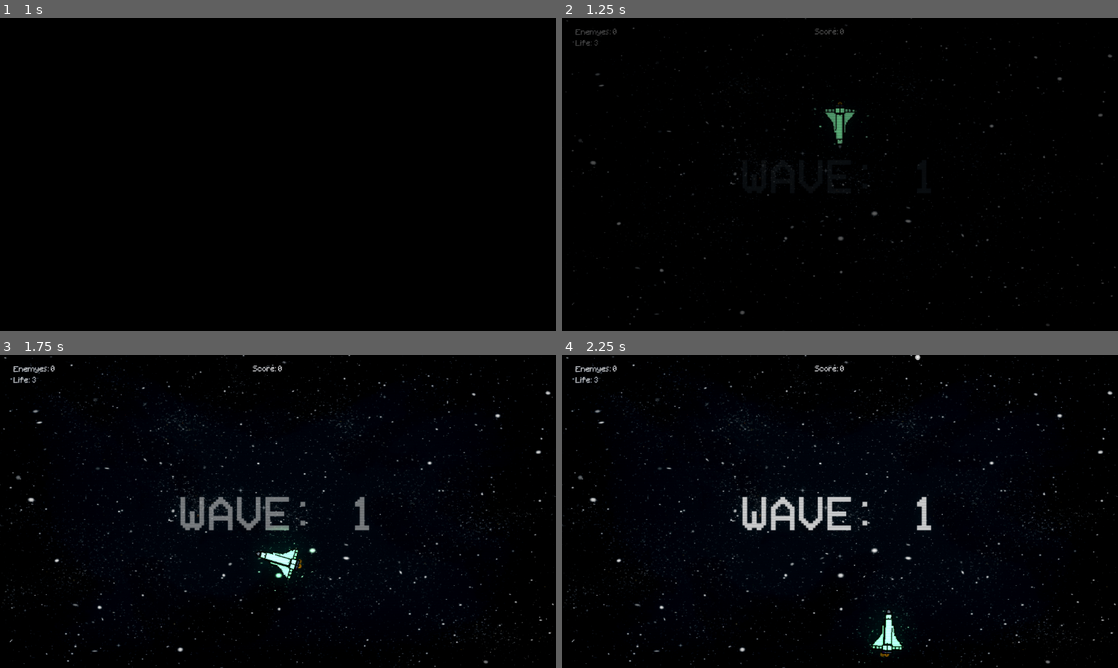
Above: before the commit, frames 1-4 (two rows, left to right).
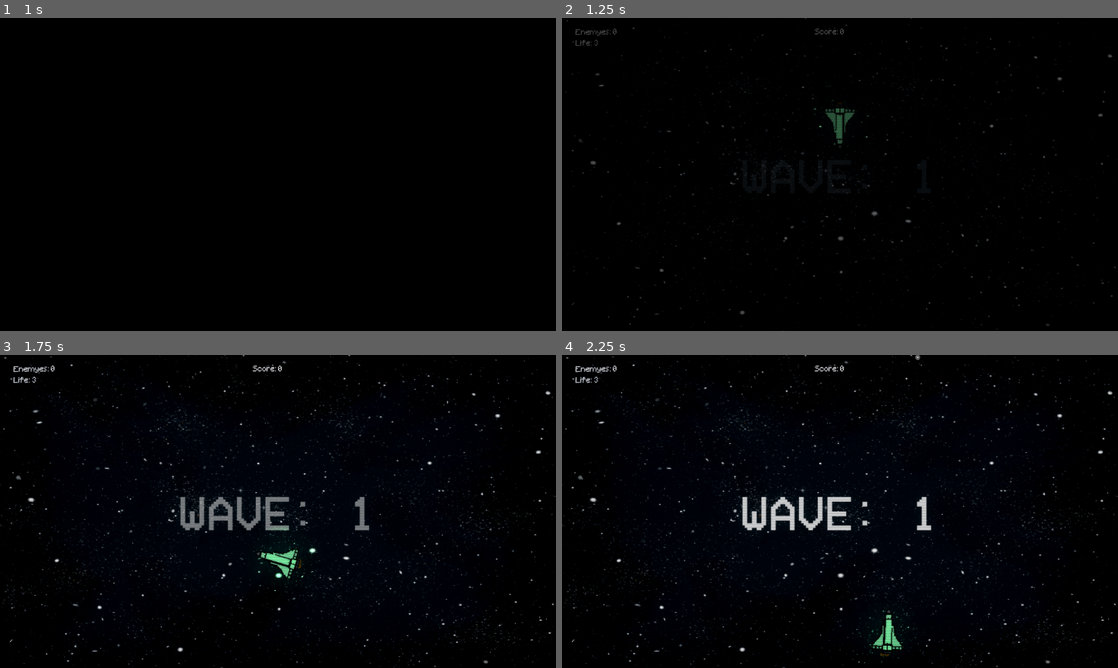
Above: after the commit, the same moments.

Repository: rickxzx/Space_Wave_Game
Game: Godot game, scene res://cenas/menu.tscn
Two runs of this game, one before a commit and one after it. Both use one fixed random seed, a clock stepped at 60 frames per second and the inputs below. Sound files missing from this copy of the repository are replaced by a short silence.
Inputs (mouse positions are in pixels of both pictures, inside the frame that each line leads up to):
- Up to frame 1 (1 s): tap Space at 0.5 s; move the mouse to (305, 174) at 0.52 s; press the mouse at (305, 174) at 0.53 s; hold Up (ui_up) from 0.53 s (still down); tap Enter (ui_accept) at 0.77 s; tap Q (PowerUP, bound only after the commit) at 0.8 s
- Up to frame 2 (1.25 s): keep holding Up (ui_up); tap Enter (ui_accept) at 1.07 s
- Up to frame 3 (1.75 s): move the mouse to (166, 527) at 1.27 s; release Up (ui_up) at 1.28 s; release the mouse at (166, 527) at 1.28 s; hold Down (ui_down) from 1.28 s (still down); tap Q (PowerUP, bound only after the commit) at 1.35 s; tap Enter (ui_accept) at 1.52, 1.55 s
- Up to frame 4 (2.25 s): tap Enter (ui_accept) at 1.82, 2.1 s; move the mouse to (895, 442) at 2.02 s; release Down (ui_down) at 2.03 s; press the mouse at (895, 442) at 2.03 s; hold Right (ui_right) from 2.03 s (still down)

Frame 1 is identical in both runs. In frame 2, 0.2% of the frame differs, in the area x 47-53%, y 26-41%; in frame 3, 0.3%; in frame 4, 0.3%, in the area x 55-65%, y 0-97%.

Commit message:
Space Wave

Diff:
--- a/game_jam/cenas/PowerUp1.tscn
+++ b/game_jam/cenas/PowerUp1.tscn
@@ -1,3 +1,36 @@
-[gd_scene format=3 uid="uid://ci2icqe6ldabe"]
+[gd_scene load_steps=4 format=3 uid="uid://ci2icqe6ldabe"]
+
+[ext_resource type="Script" uid="uid://ceyrqvr5kck02" path="res://scripts/power_up_1.gd" id="1_grqlu"]
+[ext_resource type="Texture2D" uid="uid://b4l3m7qde4y17" path="res://sprite/circle.png" id="1_r7ns4"]
+
+[sub_resource type="CircleShape2D" id="CircleShape2D_grqlu"]
+radius = 173.159
 
 [node name="Node2D" type="Node2D"]
+script = ExtResource("1_grqlu")
+
+[node name="Circle" type="Sprite2D" parent="."]
+modulate = Color(1.29953e-06, 0.693896, 0.298604, 0.8)
+scale = Vector2(0.1, 0.1)
+texture = ExtResource("1_r7ns4")
+
+[node name="Area2D" type="Area2D" parent="Circle" groups=["power1"]]
+
+[node name="CollisionShape2D" type="CollisionShape2D" parent="Circle/Area2D"]
+shape = SubResource("CircleShape2D_grqlu")
+
+[node name="PointLight2D" type="PointLight2D" parent="Circle"]
+position = Vector2(-3.99998, 3.00001)
+scale = Vector2(0.57, 0.5575)
+color = Color(0, 1, 0, 1)
+energy = 12.0
+shadow_enabled = true
+texture = ExtResource("1_r7ns4")
+texture_scale = 2.0
+
+[node name="Timer" type="Timer" parent="Circle"]
+wait_time = 10.0
+autostart = true
+
+[connection signal="area_entered" from="Circle/Area2D" to="." method="_on_area_2d_area_entered"]
+[connection signal="timeout" from="Circle/Timer" to="." method="_on_timer_timeout"]
--- a/game_jam/cenas/PowerUp2.tscn
+++ b/game_jam/cenas/PowerUp2.tscn
@@ -1,3 +1,36 @@
-[gd_scene format=3 uid="uid://dyngqqipotklo"]
+[gd_scene load_steps=4 format=3 uid="uid://dyngqqipotklo"]
+
+[ext_resource type="Texture2D" uid="uid://b4l3m7qde4y17" path="res://sprite/circle.png" id="1_lk5qf"]
+[ext_resource type="Script" uid="uid://c2cffitsv67hx" path="res://scripts/power_up_2.gd" id="1_tmlnm"]
+
+[sub_resource type="CircleShape2D" id="CircleShape2D_tmlnm"]
+radius = 173.159
 
 [node name="Node2D" type="Node2D"]
+script = ExtResource("1_tmlnm")
+
+[node name="Circle" type="Sprite2D" parent="."]
+modulate = Color(0.579216, 0, 0.00653067, 0.8)
+scale = Vector2(0.1, 0.1)
+texture = ExtResource("1_lk5qf")
+
+[node name="Area2D" type="Area2D" parent="Circle" groups=["power2"]]
+
+[node name="CollisionShape2D" type="CollisionShape2D" parent="Circle/Area2D"]
+shape = SubResource("CircleShape2D_tmlnm")
+
+[node name="PointLight2D" type="PointLight2D" parent="Circle"]
+position = Vector2(-3.99998, 3.00001)
+scale = Vector2(0.57, 0.5575)
+color = Color(1, 0, 0, 1)
+energy = 15.0
+shadow_enabled = true
+texture = ExtResource("1_lk5qf")
+texture_scale = 2.0
+
+[node name="Timer" type="Timer" parent="."]
+wait_time = 10.0
+autostart = true
+
+[connection signal="area_entered" from="Circle/Area2D" to="." method="_on_area_2d_area_entered"]
+[connection signal="timeout" from="Timer" to="." method="_on_timer_timeout"]
--- a/game_jam/cenas/enemy.tscn
+++ b/game_jam/cenas/enemy.tscn
@@ -1,7 +1,7 @@
 [gd_scene load_steps=6 format=3 uid="uid://c62pn5cbiwf3"]
 
 [ext_resource type="Texture2D" uid="uid://cefftgorxthno" path="res://sprite/cometa.png" id="1_sbeh8"]
-[ext_resource type="Script" uid="uid://b8rjua4kwvfvp" path="res://scripts/square.gd" id="2_sbeh8"]
+[ext_resource type="Script" uid="uid://b8rjua4kwvfvp" path="res://scripts/enemy.gd" id="2_sbeh8"]
 
 [sub_resource type="Gradient" id="Gradient_sbeh8"]
 offsets = PackedFloat32Array(0.415584, 0.649351)
--- a/game_jam/cenas/enemy2.tscn
+++ b/game_jam/cenas/enemy2.tscn
@@ -1,7 +1,7 @@
 [gd_scene load_steps=6 format=3 uid="uid://bvxy0eceggf54"]
 
 [ext_resource type="Texture2D" uid="uid://cefftgorxthno" path="res://sprite/cometa.png" id="1_pnd8i"]
-[ext_resource type="Script" uid="uid://djwux8ep2n4ov" path="res://scripts/circle2.gd" id="2_6nuk2"]
+[ext_resource type="Script" uid="uid://djwux8ep2n4ov" path="res://scripts/enemy2.gd" id="2_6nuk2"]
 
 [sub_resource type="Gradient" id="Gradient_pnd8i"]
 offsets = PackedFloat32Array(0.415584, 0.675325, 0.850649)
--- a/game_jam/cenas/map.tscn
+++ b/game_jam/cenas/map.tscn
@@ -12,6 +12,7 @@
 [ext_resource type="Texture2D" uid="uid://e8cqmkrjck6i" path="res://sprite/shield.png" id="7_ui24j"]
 [ext_resource type="Texture2D" uid="uid://j25e0nk8l8pd" path="res://sprite/life.png" id="8_bjhjl"]
 [ext_resource type="Shader" uid="uid://5rtddom6arx5" path="res://shaders/crt.gdshader" id="12_4iunr"]
+[ext_resource type="Script" uid="uid://hw63sewig2np" path="res://scripts/powerup_spawn.gd" id="12_v2wd5"]
 
 [sub_resource type="Environment" id="Environment_byug6"]
 background_mode = 3
@@ -147,44 +148,6 @@
 _data = {
 &"RESET": SubResource("Animation_4iunr"),
 &"fade_in": SubResource("Animation_csfwj")
-}
-
-[sub_resource type="Animation" id="Animation_ssnxa"]
-length = 0.001
-tracks/0/type = "value"
-tracks/0/imported = false
-tracks/0/enabled = true
-tracks/0/path = NodePath("Node2D:position")
-tracks/0/interp = 1
-tracks/0/loop_wrap = true
-tracks/0/keys = {
-"times": PackedFloat32Array(0),
-"transitions": PackedFloat32Array(1),
-"update": 0,
-"values": [Vector2(49, -201)]
-}
-
-[sub_resource type="Animation" id="Animation_v2wd5"]
-resource_name = "powerup"
-length = 0.5
-loop_mode = 1
-tracks/0/type = "value"
-tracks/0/imported = false
-tracks/0/enabled = true
-tracks/0/path = NodePath("Node2D:position")
-tracks/0/interp = 1
-tracks/0/loop_wrap = true
-tracks/0/keys = {
-"times": PackedFloat32Array(0, 0.25, 0.5),
-"transitions": PackedFloat32Array(1, 1, 1),
-"update": 0,
-"values": [Vector2(49, -201), Vector2(1084, -178), Vector2(49, -201)]
-}
-
-[sub_resource type="AnimationLibrary" id="AnimationLibrary_qi725"]
-_data = {
-&"RESET": SubResource("Animation_ssnxa"),
-&"powerup": SubResource("Animation_v2wd5")
 }
 
 [sub_resource type="ShaderMaterial" id="ShaderMaterial_v2wd5"]
@@ -584,18 +547,14 @@
 autoplay = "fade_in"
 
 [node name="powerup" type="Node2D" parent="."]
+script = ExtResource("12_v2wd5")
 
 [node name="Node2D" type="Node2D" parent="powerup"]
 position = Vector2(49, -201)
 
-[node name="AnimationPlayer" type="AnimationPlayer" parent="powerup"]
-libraries = {
-&"": SubResource("AnimationLibrary_qi725")
-}
-autoplay = "powerup"
-
 [node name="powerup" type="Timer" parent="powerup"]
-wait_time = 2.0
+wait_time = 5.0
+one_shot = true
 autostart = true
 
 [node name="CanvasLayer" type="CanvasLayer" parent="."]
@@ -613,3 +572,4 @@
 [connection signal="pressed" from="UI/loja2/uti/buy_uti" to="UI/loja2" method="_on_buy_uti_pressed"]
 [connection signal="pressed" from="UI/loja2/life/buy_life" to="UI/loja2" method="_on_buy_life_pressed"]
 [connection signal="pressed" from="UI/loja2/return" to="spawner" method="_on_return_pressed"]
+[connection signal="timeout" from="powerup/powerup" to="powerup" method="_on_powerup_timeout"]
--- /dev/null
+++ b/game_jam/cenas/nave_explosion.tscn
@@ -0,0 +1,73 @@
+[gd_scene load_steps=6 format=3 uid="uid://dfw3m2e21tmmm"]
+
+[ext_resource type="Script" uid="uid://djp7gl27m2h8w" path="res://scripts/nave_explosion.gd" id="1_6b5bu"]
+[ext_resource type="Texture2D" uid="uid://co3cs4qqw0isq" path="res://sprite/square.png" id="1_lu4b0"]
+
+[sub_resource type="Animation" id="Animation_6b5bu"]
+resource_name = "fade_out"
+length = 0.2
+tracks/0/type = "value"
+tracks/0/imported = false
+tracks/0/enabled = true
+tracks/0/path = NodePath(".:modulate")
+tracks/0/interp = 1
+tracks/0/loop_wrap = true
+tracks/0/keys = {
+"times": PackedFloat32Array(0, 0.2),
+"transitions": PackedFloat32Array(1, 1),
+"update": 0,
+"values": [Color(1, 1, 1, 1), Color(1, 1, 1, 0)]
+}
+
+[sub_resource type="Animation" id="Animation_kj2on"]
+length = 0.001
+tracks/0/type = "value"
+tracks/0/imported = false
+tracks/0/enabled = true
+tracks/0/path = NodePath(".:modulate")
+tracks/0/interp = 1
+tracks/0/loop_wrap = true
+tracks/0/keys = {
+"times": PackedFloat32Array(0),
+"transitions": PackedFloat32Array(1),
+"update": 0,
+"values": [Color(1, 1, 1, 1)]
+}
+
+[sub_resource type="AnimationLibrary" id="AnimationLibrary_kj2on"]
+_data = {
+&"RESET": SubResource("Animation_kj2on"),
+&"fade_out": SubResource("Animation_6b5bu")
+}
+
+[node name="Node2D" type="Node2D"]
+script = ExtResource("1_6b5bu")
+
+[node name="CPUParticles2D" type="CPUParticles2D" parent="."]
+modulate = Color(0.513726, 0.984314, 0.639216, 1)
+amount = 15
+texture = ExtResource("1_lu4b0")
+lifetime = 0.2
+spread = 180.0
+gravity = Vector2(0, 0)
+initial_velocity_max = 433.33
+scale_amount_min = 0.01
+scale_amount_max = 0.01
+
+[node name="Timer" type="Timer" parent="."]
+wait_time = 0.2
+one_shot = true
+autostart = true
+
+[node name="fade_out" type="Timer" parent="."]
+one_shot = true
+autostart = true
+
+[node name="AnimationPlayer" type="AnimationPlayer" parent="."]
+libraries = {
+&"": SubResource("AnimationLibrary_kj2on")
+}
+
+[connection signal="timeout" from="Timer" to="." method="_on_timer_timeout"]
+[connection signal="timeout" from="fade_out" to="." method="_on_fade_out_timeout"]
+[connection signal="animation_finished" from="AnimationPlayer" to="." method="_on_animation_player_animation_finished"]
--- a/game_jam/cenas/player.tscn
+++ b/game_jam/cenas/player.tscn
@@ -217,6 +217,7 @@
 fill_from = Vector2(0.5, 0.5)
 
 [node name="Node2D" type="Node2D"]
+modulate = Color(0.544974, 0.544974, 0.544974, 1)
 
 [node name="Node2D" type="Node2D" parent="."]
 script = ExtResource("2_unwft")
@@ -281,13 +282,14 @@
 
 [node name="CPUParticles2D" type="CPUParticles2D" parent="Node2D/nave"]
 z_index = -1
-position = Vector2(0.000832598, 230)
+position = Vector2(0.000814498, 225)
+rotation = 1.57079
 amount = 15
 texture = ExtResource("5_15dsx")
 lifetime = 0.01
-spread = 147.0
+spread = 8.82
 gravity = Vector2(0, 0)
-initial_velocity_max = 246.0
+initial_velocity_max = 518.73
 scale_amount_min = 0.02
 scale_amount_max = 0.03
 color = Color(1, 0.321569, 0, 0.141176)
@@ -300,6 +302,8 @@
 volume_db = -10.0
 autoplay = true
 
+[node name="AnimationPlayer" type="AnimationPlayer" parent="."]
+
 [connection signal="area_entered" from="Node2D/nave/Area2D" to="Node2D" method="tomou_dano"]
 [connection signal="animation_finished" from="Node2D/nave/uti/AnimationPlayer" to="Node2D" method="_on_animation_player_animation_finished"]
 [connection signal="timeout" from="Node2D/nave/uti/uti" to="Node2D" method="_on_uti_timeout"]
--- a/game_jam/project.godot
+++ b/game_jam/project.godot
@@ -35,6 +35,8 @@
 enemy4=""
 cura1=""
 cura2=""
+power1=""
+power2=""
 
 [input]
 
@@ -85,6 +87,11 @@
 "events": [Object(InputEventKey,"resource_local_to_scene":false,"resource_name":"","device":-1,"window_id":0,"alt_press …(192 unchanged characters)…
 ]
 }
+PowerUP={
+"deadzone": 0.2,
+"events": [Object(InputEventKey,"resource_local_to_scene":false,"resource_name":"","device":-1,"window_id":0,"alt_pressed":false,"shift_pressed":false,"ctrl_pressed":false,"meta_pressed":false,"pressed":false,"keycode":0,"physical_keycode":81,"key_label":0,"unicode":113,"location":0,"echo":false,"script":null)
+]
+}
 
 [rendering]
 
--- a/game_jam/scripts/square.gd
+++ b/game_jam/scripts/enemy.gd
@@ -12,7 +12,10 @@
 func _process(delta: float) -> void:
 	if Global.player != null:
 		velocity = global_position.direction_to(Global.player.global_position)
-	global_position += velocity * speed * delta
+	if Global.time_z == false:
+		global_position += velocity * speed * delta
+	if Global.time_z == true:
+		global_position += velocity * Global.velocity_enemy * delta
 	if life <= 0 and Global.criação != null:
 		var particula = Global.instance_node(particulas, global_position, Global.criação)
 		if chance == 2:
--- a/game_jam/scripts/circle2.gd
+++ b/game_jam/scripts/enemy2.gd
@@ -10,7 +10,10 @@
 func _process(delta: float) -> void:
 	if Global.player != null:
 		velocity = global_position.direction_to(Global.player.global_position)
-	global_position += velocity * speed * delta
+	if Global.time_z == false:
+		global_position += velocity * speed * delta
+	if Global.time_z == true:
+		global_position += velocity * Global.velocity_enemy * delta
 	if life <= 0 and Global.criação != null:
 		var particula = Global.instance_node(particulas, global_position, Global.criação)
 		particula.rotation_degrees = Global.bullet_rotation
--- a/game_jam/scripts/enemy4.gd
+++ b/game_jam/scripts/enemy4.gd
@@ -20,7 +20,10 @@
 	if Global.player != null:
 		velocity = global_position.direction_to(Global.player.global_position)
 	if !explodiu:
-		global_position += velocity * speed * delta
+		if Global.time_z == false:
+			global_position += velocity * speed * delta
+		if Global.time_z == true:
+			global_position += velocity * Global.velocity_enemy * delta
 	if explodiu == true and Global.criação != null:
 		if filhos == 0:
 			var particula = Global.instance_node(particulas, global_position, Global.criação)
--- a/game_jam/scripts/enemy_3.gd
+++ b/game_jam/scripts/enemy_3.gd
@@ -13,7 +13,10 @@
 func _process(delta: float) -> void:
 	if Global.player != null:
 		velocity = global_position.direction_to(Global.player.global_position)
-	global_position += velocity * speed * delta
+	if Global.time_z == false:
+		global_position += velocity * speed * delta
+	if Global.time_z == true:
+		global_position += velocity * Global.velocity_enemy * delta
 	if life <= 0 and Global.criação != null:
 		var particula = Global.instance_node(particulas, global_position, Global.criação)
 		if chance == 3:
--- a/game_jam/scripts/global.gd
+++ b/game_jam/scripts/global.gd
@@ -6,7 +6,9 @@
 var inimigos_gerados = 0
 var score = 0
 var WAVE = 0
-var player_life = 0
+var velocity_enemy = 30
+var time_z1 : bool = false
+var time_z : bool = false
 var bullet_rotation = 0
 var player_position = 0
 var criação = null
--- a/game_jam/scripts/nave-player.gd
+++ b/game_jam/scripts/nave-player.gd
@@ -2,8 +2,11 @@
 var speed = 500
 var velocity = Vector2()
 @onready var bullet = preload("res://cenas/bullet.tscn")
+@onready var explosion = preload("res://cenas/nave_explosion.tscn")
 var screen_size = Vector2()
 var camera = Global.camera
+var morto : bool = false
+var metra : bool = false
 var uti_charge : bool = false
 # Called when the node enters the scene tree for the first time.
 func _ready() -> void:
@@ -19,6 +22,18 @@
 func _exit_tree():
 	Global.player = null
 
+func _input(_event: InputEvent) -> void:
+	if Input.is_action_just_pressed("PowerUP") and Global.metranca == true:
+		metra = true
+		await get_tree().create_timer(5).timeout
+		Global.metranca = false
+		metra = false
+	if Input.is_action_just_pressed("PowerUP") and Global.time_z1 == true:
+		Global.time_z1 = false
+		Global.time_z = true
+		await get_tree().create_timer(3).timeout
+		Global.time_z = false
+
 # Called every frame. 'delta' is the elapsed time since the previous frame.
 func _process(delta: float) -> void:
 	screen_wrap()
@@ -32,20 +47,26 @@
 			$nave/uti/AnimationPlayer.play("uti")
 			$nave/uti/CollisionShape2D.disabled = false
 	if Global.life <= 0:
+		morto = true
+		var explo = explosion.instantiate()
+		$"..".add_child(explo)
+		explo.global_position = $".".global_position
+		await get_tree().create_timer(1).timeout
 		get_tree().reload_current_scene()
 	velocity.x = int(Input.is_action_pressed("ui_right")) - int(Input.is_action_pressed("ui_left"))
 	velocity.y = int(Input.is_action_pressed("ui_down")) - int(Input.is_action_pressed("ui_up"))
-	global_position += speed * velocity * delta
+	if morto == false:
+		global_position += speed * velocity * delta
 	var mouse = get_global_mouse_position()
 	look_at(mouse)
 	if Input.is_action_just_pressed("LMB") and Global.wave == true:
-		if Global.metranca == false:
+		if metra == false:
 			for i in range(Global.tiros_por_clique):
 				var _shoot = bullet.instantiate()
 				$"..".add_child(_shoot)
 				call_deferred("_setup_bullet", _shoot)
 	if Input.is_action_pressed("LMB") and Global.wave == true:
-		if Global.metranca == true:
+		if metra == true:
 			for i in range(Global.tiros_por_clique):
 				var _shoot = bullet.instantiate()
 				$"..".add_child(_shoot)
--- /dev/null
+++ b/game_jam/scripts/nave_explosion.gd
@@ -0,0 +1,15 @@
+extends Node2D
+
+func _on_timer_timeout() -> void:
+	set_process(false)
+	set_physics_process(false)
+	set_process_input(false)
+	set_process_internal(false)
+	set_process_unhandled_input(false)
+	set_process_unhandled_key_input(false)
+
+func _on_animation_player_animation_finished(_anim_name: StringName) -> void:
+	queue_free()
+
+func _on_fade_out_timeout() -> void:
+	$AnimationPlayer.play("fade_out")
--- /dev/null
+++ b/game_jam/scripts/power_up_1.gd
@@ -0,0 +1,15 @@
+extends Node2D
+var velocity = 120
+
+
+func _process(delta: float) -> void:
+	global_position.y += velocity * delta
+
+func _on_area_2d_area_entered(area: Area2D) -> void:
+	if area.is_in_group("nave"):
+		Global.time_z1 = true
+		$Circle/Area2D.queue_free()
+		$Circle.visible = false
+
+func _on_timer_timeout() -> void:
+	queue_free()
--- /dev/null
+++ b/game_jam/scripts/power_up_2.gd
@@ -0,0 +1,15 @@
+extends Node2D
+var velocity = 120
+
+
+func _process(delta: float) -> void:
+	global_position.y += velocity * delta
+
+func _on_area_2d_area_entered(area: Area2D) -> void:
+	if area.is_in_group("nave"):
+		Global.metranca = true
+		$Circle.visible = false
+		$Circle/Area2D.queue_free()
+
+func _on_timer_timeout() -> void:
+	queue_free()
--- /dev/null
+++ b/game_jam/scripts/powerup_spawn.gd
@@ -0,0 +1,33 @@
+extends Node2D
+@onready var power1 = preload("res://cenas/PowerUp1.tscn")
+@onready var power2 = preload("res://cenas/PowerUp2.tscn")
+var chance = randi_range(1,20)
+var timen = randi_range(3,5)
+var positionn = randi_range(49 ,1084)
+# Called when the node enters the scene tree for the first time.
+func _ready() -> void:
+	$Node2D.position.x = positionn
+
+
+# Called every frame. 'delta' is the elapsed time since the previous frame.
+func _process(delta: float) -> void:
+	pass
+
+
+func _on_powerup_timeout() -> void:
+	chance = randi_range(1,20)
+	timen = randi_range(3,5)
+	positionn = randi_range(49 ,1084)
+	$Node2D.position.x = positionn
+	$powerup.start(timen)
+	if Global.WAVE >= 20:
+		if chance >= 17:
+			var po1 = power1.instantiate()
+			add_child(po1)
+			po1.global_position = $Node2D.global_position
+			po1.global_position.x = $Node2D.global_position.x
+		if chance <= 3:
+			var po2 = power2.instantiate()
+			add_child(po2)
+			po2.global_position = $Node2D.global_position
+			po2.global_position.x = $Node2D.global_position.x
--- a/game_jam/scripts/spawner.gd
+++ b/game_jam/scripts/spawner.gd
@@ -23,7 +23,6 @@
 	Global.inimigos_gerados = 0
 	Global.inimigos_quant = 4
 	Global.score = 0
-	Global.player_life = 0
 	Global.uti_charge = false
 func _exit_tree():
 	Global.criação = null
@@ -47,7 +46,7 @@
 	$"../UI/inimigos".text = str(Global.inimigos_gerados)
 	$"../UI/score".text = str(Global.score)
 	$"../UI/loja2/Label".text = "Score: " + str(Global.score)
-	if Global.player_life >= 0:
+	if Global.life >= 0:
 		$"../UI/life".text = str(Global.life)
 
 
Not shown: 1 places in game_jam/cenas/map.tscn that only renumber resources
Renamed: game_jam/scripts/square.gd.uid -> game_jam/scripts/enemy.gd.uid
Renamed: game_jam/scripts/circle2.gd.uid -> game_jam/scripts/enemy2.gd.uid
Not shown, added: game_jam/scripts/nave_explosion.gd.uid
Not shown, added: game_jam/scripts/power_up_1.gd.uid
Not shown, added: game_jam/scripts/power_up_2.gd.uid
Not shown, added: game_jam/scripts/powerup_spawn.gd.uid
